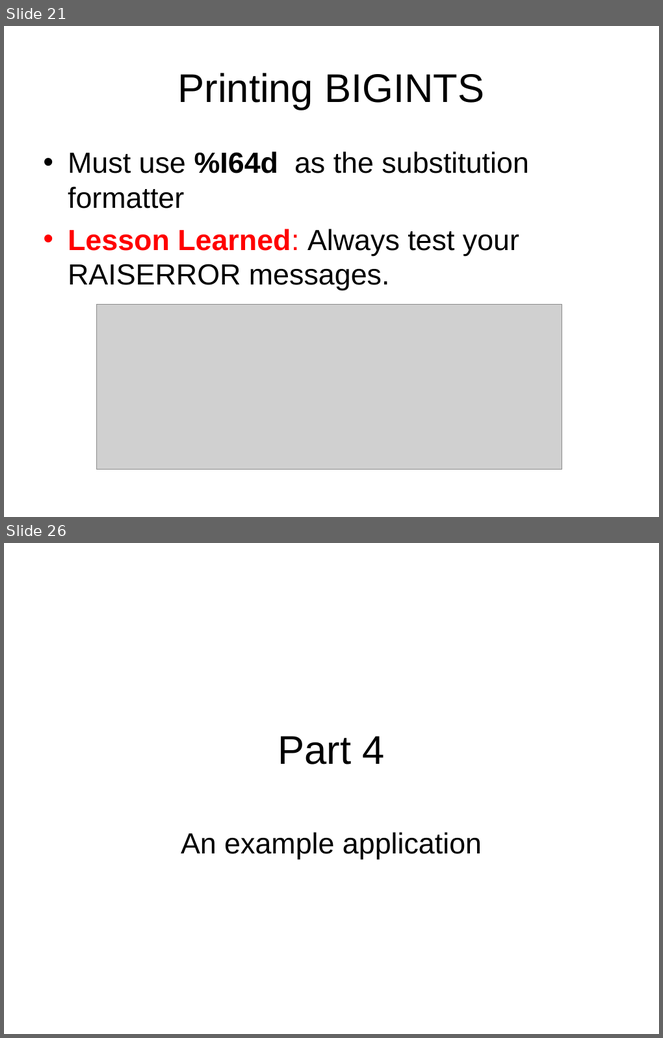
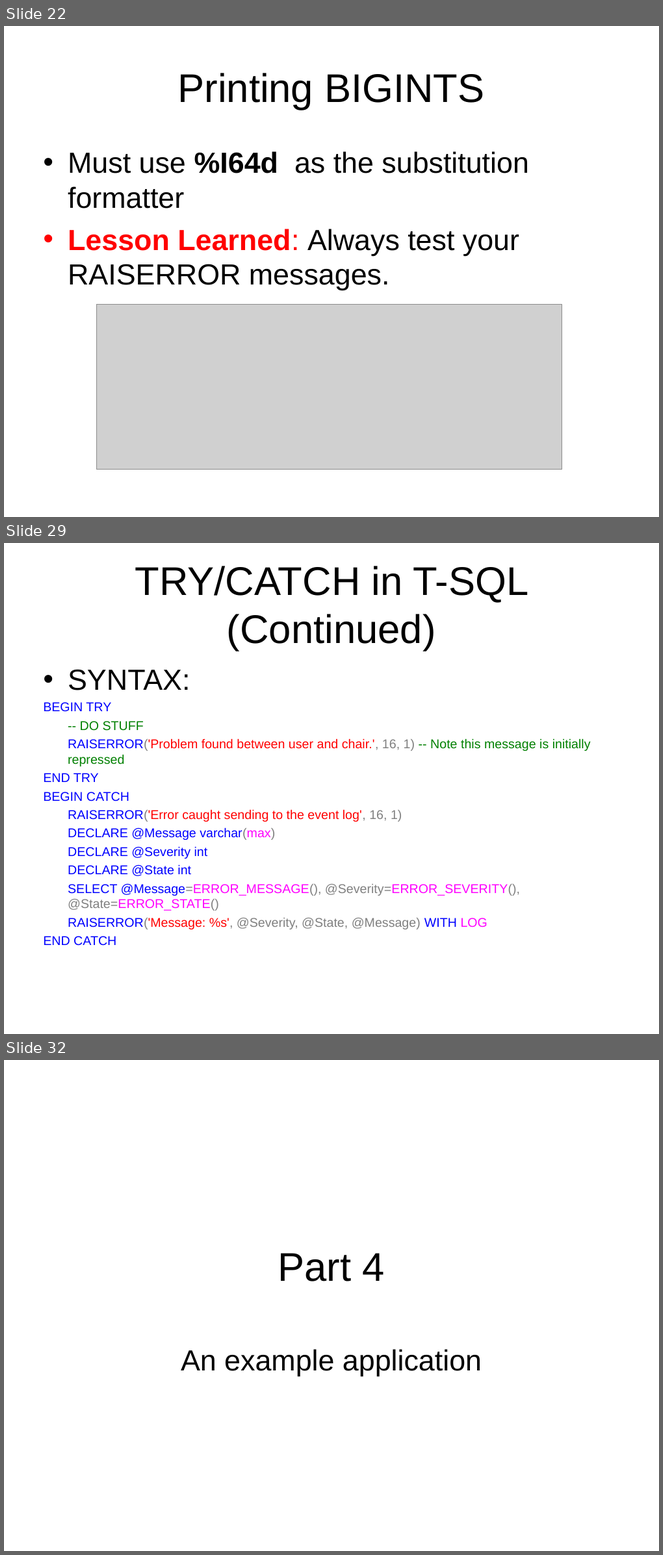
Before and after one commit to LIPHP/Employee-Contact-List, a slide deck: Docs/Using Microsoft SQL Server with PHP.ppt. Shown one above the other, each under a label of ours: slides 21 and 26 before the commit, slides 22, 29 and 32 after it; the slides between them are not shown. The pictures are 663x1038 and 663x1555 pixels, drawn with LibreOffice and Linux fonts; fonts in the diff are those of the drawing; grey boxes stand for pictures. Boxes give left, top, right and bottom in pixels: in the first picture for what was removed or moved away, otherwise in the second. Text is boxed around its words. In the diff, an @@ line names an element or a change of style, - is before the commit and + after.

Commit message:
RAISERROR Severity Examples.sql() and TRY/CATCH examples.

```diff
--- a/Docs/Using Microsoft SQL Server with PHP.ppt
+++ b/Docs/Using Microsoft SQL Server with PHP.ppt
@@ slide 29 added at (x1=4, y1=543, x2=659, y2=1034), background #FFFFFF @@
@@ title added at (x1=135, y1=566, x2=529, y2=651), 44 pt, text #000000 @@
+TRY/CATCH in T-SQL (Continued)
@@ text added at (x1=43, y1=669, x2=591, y2=946), 14 pt, text #0000FF @@
+• SYNTAX:
+BEGIN TRY
+-- DO STUFF
+RAISERROR('Problem found between user and chair.', 16, 1) -- Note this message is initially repressed
+END TRY
+BEGIN CATCH
+RAISERROR('Error caught sending to the event log', 16, 1)
+DECLARE @Message varchar(max)
+DECLARE @Severity int
+DECLARE @State int
+SELECT @Message=ERROR_MESSAGE(), @Severity=ERROR_SEVERITY(), @State=ERROR_STATE()
+RAISERROR('Message: %s', @Severity, @State, @Message) WITH LOG
+END CATCH
@@ what was slide 21 is now slide 22 @@
@@ what was slide 26 is now slide 32 @@
```
Also in this commit, not shown: 9 slides changed, 8 other slides added, 2 slides removed, 2 other files.
